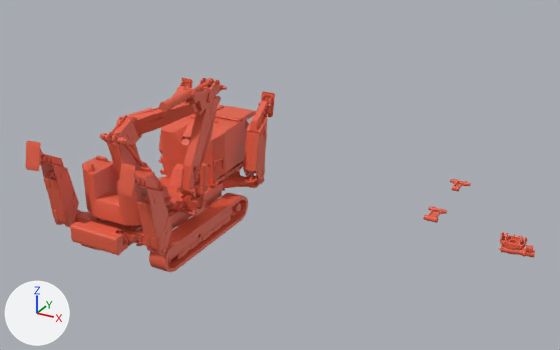
Before and after pictures for a commit that changed the FBX model Assets/robot.fbx.
Camera for both pictures: a camera (50 mm lens) standing at (6.46, -8.28, 4.28) and looking at (1.94, -0.05, 0.16). The axes (+X, +Y, +Z) are drawn at lower left. The lights are the same throughout. Where no turn or scale is listed for an object, it has been applied to the vertices. Vertices at the same position are counted once.

The older version as bpy lines, for what is in view:
```python
me_mesh_003 = bpy.data.meshes.new('Mesh.003')
me_mesh_003.from_pydata(...)  # 1191 vertices, 911 faces; spans x -0.149..0.273, y -0.18..0.188, z -0.162..0.035
me_mesh_003.materials.append(mat_material)  # red #e75f44
me_mesh_010 = bpy.data.meshes.new('Mesh.010')
me_mesh_010.from_pydata(...)  # 15677 vertices, 14112 faces; spans x -0.85..0.85, y -1.12..2.24, z -0.6..0.88
me_mesh_010.materials.append(mat_material)  # red #e75f44
me_mesh_014 = bpy.data.meshes.new('Mesh.014')
me_mesh_014.from_pydata(...)  # 264 vertices, 216 faces; spans x -0.115..0.115, y -0.032..0.296, z -0.032..0.032
me_mesh_014.materials.append(mat_material)  # red #e75f44
me_mesh_027 = bpy.data.meshes.new('Mesh.027')
me_mesh_027.from_pydata(...)  # 236 vertices, 199 faces; spans x -0.136..0.136, y -0.032..0.247, z -0.032..0.032
me_mesh_027.materials.append(mat_material)  # red #e75f44
me_mesh_065 = bpy.data.meshes.new('Mesh.065')
me_mesh_065.from_pydata(...)  # 1163 vertices, 1037 faces; spans x -0.218..0.218, y -0.44..0.122, z -0.045..0.903
me_mesh_065.materials.append(mat_material)  # red #e75f44
ob_15_fixed_001 = bpy.data.objects.new('15 fixed.001', me_mesh_003)
ob_15_fixed_001.location = (5.0, 0.0, 0.0)
ob_2_fixed = bpy.data.objects.new('2 fixed', me_mesh_065)
ob_2_fixed.location = (0.0, -0.616, -0.227)
ob_4_fixed_001 = bpy.data.objects.new('4 fixed.001', me_mesh_027)
ob_4_fixed_001.location = (4.0, 1.0, 0.0)
ob_5_fixed_001 = bpy.data.objects.new('5 fixed.001', me_mesh_014)
ob_5_fixed_001.location = (4.0, 0.0, 0.0)
ob_ходовая_робота_вгу_fixed = bpy.data.objects.new('Ходовая робота ВГУ fixed', me_mesh_010)
ob_ходовая_робота_вгу_fixed.location = (0.0, -0.473, -0.545)
# also in view: '\\u0111\\u03ae105.200.320.001 fixed' at (0.32, -0.36, 0.79); '\\u0111\\u03ae105.200.420.001 fixed' at (0.63, 0.05, 0.35); '\\u0111\\u03ae105.200.330.001 fixed' at (-0.06, -0.82, 0.66); '\\xce\\xef\\xee\\xf0\\xe0 c\\xf2\\xf0\\xe5\\xeb\\xfb fixed' at (-0.07, -0.75, -0.08); 'Гусеница1 fixed' at (0.63, -0.02, -1.0)
```
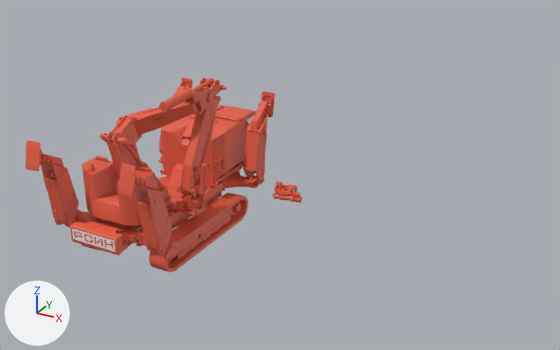
Edits to the bpy script that builds the scene:
```text
Add mat_material_001:
    mat_material_001 = principled_material('Material.001')
    mat_material_001.base_color = (0.8, 0.8, 0.8)  # white #e7e7e7
Change me_mesh_010:
    used by ob_ходовая_робота_вгу_fixed; location = (0.0, -0.473, -0.545)
    remove me_mesh_010.from_pydata(...)  # 15677 vertices, 14112 faces; spans x -0.85..0.85, y -1.12..2.24, z -0.6..0.88
    add me_mesh_010.from_pydata(...)  # 15237 vertices, 13590 faces; spans x -0.85..0.85, y -1.12..2.24, z -0.6..0.88
    me_mesh_010 part 1: 163 faces spanning x -0.36..0.36, y -1.12, z -0.12..0.04 switch from mat_material (red #e75f44) to mat_material_001 (white #e7e7e7)
Remove ob_4_fixed_001:
    ob_4_fixed_001 = bpy.data.objects.new('4 fixed.001', me_mesh_027)
    ob_4_fixed_001.location = (4.0, 1.0, 0.0)
Change ob_15_fixed_001:
    ob_15_fixed_001.location: (5.0, 0.0, 0.0) -> (2.0, 0.0, 0.0)
Remove ob_5_fixed_001:
    ob_5_fixed_001 = bpy.data.objects.new('5 fixed.001', me_mesh_014)
    ob_5_fixed_001.location = (4.0, 0.0, 0.0)
```

Where the change shows, as pixel boxes [x1, y1, x2, y2] in the pictures (560 x 350 px):
'15 fixed.001', moved
    before: [499, 232, 535, 258]
    after: [272, 181, 302, 203]
'5 fixed.001', deleted
    before: [423, 206, 447, 223]
'4 fixed.001', deleted
    before: [450, 179, 471, 191]
part 1 of me_mesh_010, recoloured (red to white)
    both: [72, 229, 115, 252]
